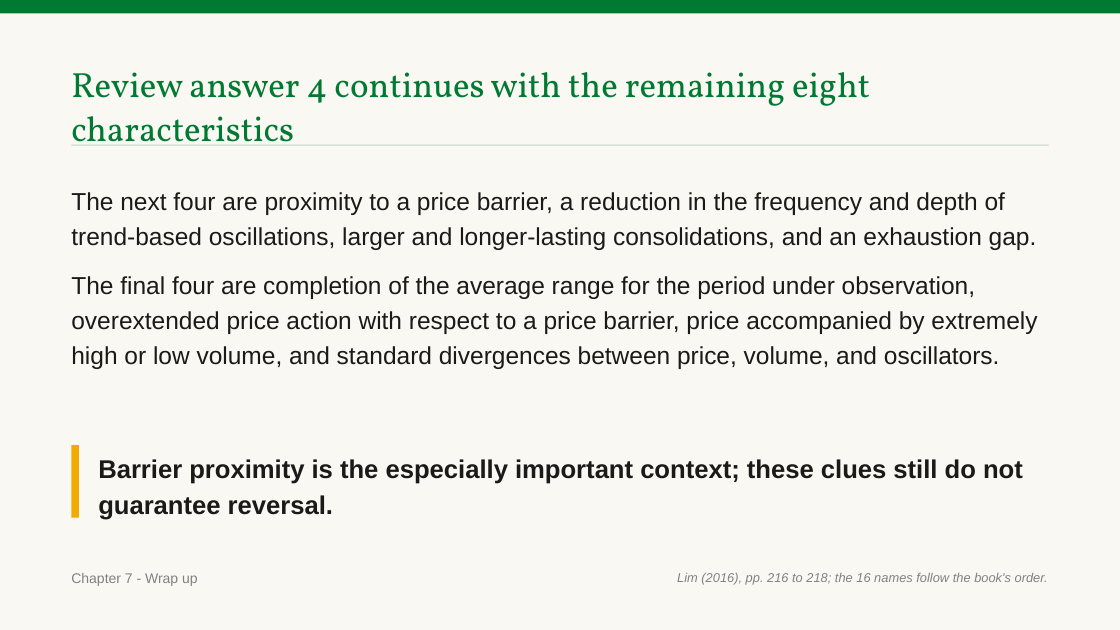
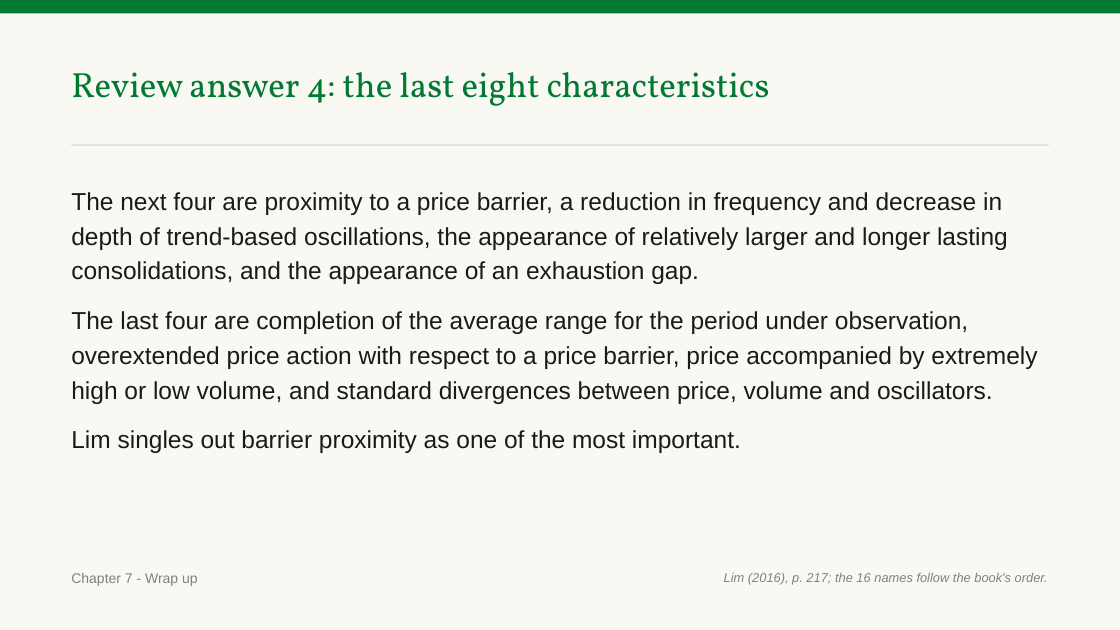
Before and after one commit to benjiesotelo-sudo/Telos_FIN1209, a slide deck: slide 252 of chapter-07/FIN1209-Chapter-07.pptx (slide 242 before the commit). Drawn at 1120x630 pixels with LibreOffice and Linux fonts; fonts in the diff are those of the drawing. Boxes give left, top, right and bottom in pixels: in the first picture for what was removed or moved away, otherwise in the second. Text is boxed around its words. In the diff, an @@ line names an element or a change of style, - is before the commit and + after.

```diff
--- a/chapter-07/FIN1209-Chapter-07.pptx
+++ b/chapter-07/FIN1209-Chapter-07.pptx
@@ text at [71,72,770,106]: text changed @@
-Review answer 4 continues with the remaining eight characteristics
+Review answer 4: the last eight characteristics
@@ text at [71,192,1037,453]: text changed @@
-The next four are proximity to a price barrier, a reduction in the frequency and depth of trend-based oscillations, larger and longer-lasting consolidations, and an exhaustion gap.
-The final four are completion of the average range for the period under observation, overextended price action with respect to a price barrier, price accompanied by extremely high or low volume, and standard divergences between price, volume, and oscillators.
+The next four are proximity to a price barrier, a reduction in frequency and decrease in depth of trend-based oscillations, the appearance of relatively larger and longer lasting consolidations, and the appearance of an exhaustion gap.
+The last four are completion of the average range for the period under observation, overextended price action with respect to a price barrier, price accompanied by extremely high or low volume, and standard divergences between price, volume and oscillators.
+Lim singles out barrier proximity as one of the most important.
@@ rectangle removed at [71,445,79,518] @@
@@ text removed at [98,459,1023,520] @@
-Barrier proximity is the especially important context; these clues still do not guarantee reversal.
@@ text at [724,573,1048,585]: text changed @@
-Lim (2016), pp. 216 to 218; the 16 names follow the book's order.
+Lim (2016), p. 217; the 16 names follow the book's order.
```
Also in this commit, not shown: 17 other slides changed, 18 slides added, 8 slides removed, 4 other files.
